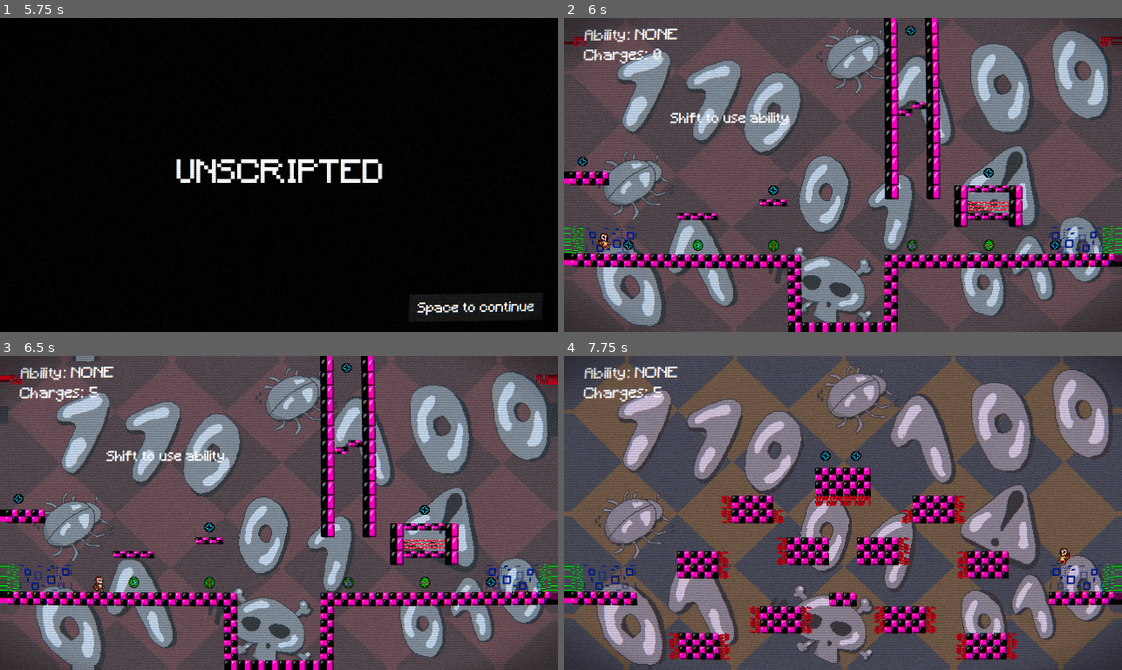
Above: before the commit, frames 1-4 (two rows, left to right).
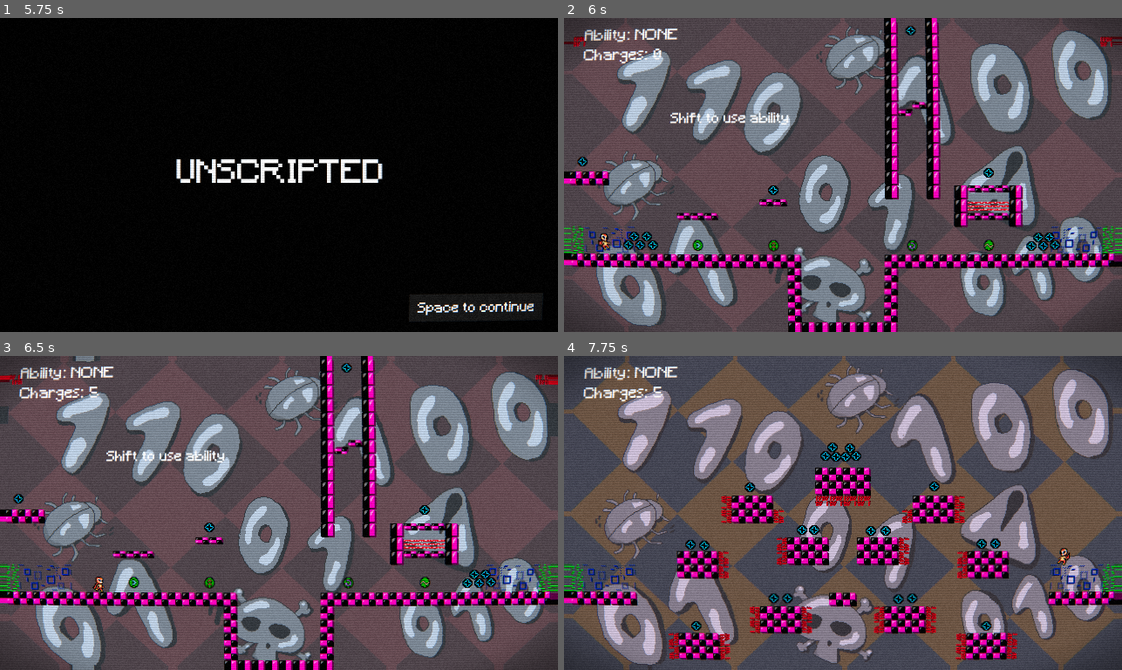
Above: after the commit, the same moments.

Repository: Lucas-Smelley/nothing-stays-fixed
Game: Godot game, scene res://scenes/main_menu.tscn
The game is run twice, just before and just after one commit, with the same random seed, the same clock (stepped at 60 frames per second) and the same inputs.
Inputs:
- Up to frame 1 (5.75 s): click "START" at 0.5 s; tap Enter at 1.25, 5 s; hold D (move_right) 1.28-2.78 s; tap C (set_checkpoint, bound only before the commit) at 1.35, 2.3, 3.6, 5.1 s; tap W (jump) at 1.52, 1.55, 1.82, 2.1, 2.27, 2.57, 3.05, 3.77, 4.07, 4.52, 4.55, 4.82, 5.27, 5.57 s; tap Space at 2 s; hold A (move_left) 2.78-3.53 s; tap E (interact) at 2.85 s; hold D (move_right) 3.53-5.03 s; tap Shift (use_ability) at 4.35 s; hold A (move_left) from 5.03 s (still down)
- Up to frame 2 (6 s): tap Space at 5.75 s; release A (move_left) at 5.78 s; hold D (move_right) from 5.78 s (still down); tap W (jump) at 5.85 s
- Up to frame 3 (6.5 s): keep holding D (move_right)
- Up to frame 4 (7.75 s): release D (move_right) at 6.53 s; hold A (move_left) from 6.53 s (still down); tap E (interact) at 6.6 s; tap W (jump) at 6.77, 7.07, 7.52, 7.55 s; tap C (set_checkpoint, bound only before the commit) at 6.8, 7.35 s

Frame 1 is identical in both runs. In frame 2, 0.4% of the frame differs, in the area x 11-88%, y 68-75%; in frame 3, 0.2%; in frame 4, 1.0%, in the area x 21-79%, y 27-88%.

Commit message:
adjustments and rechrage balancing

Diff:
--- a/autoload/RoomTransition.gd
+++ b/autoload/RoomTransition.gd
@@ -45,7 +45,10 @@
 	if room_base_weights.size() != room_scenes.size():
 		room_base_weights.resize(room_scenes.size())
 		for i in range(room_base_weights.size()):
-			room_base_weights[i] = 1.0
+			if room_scenes[i] == setup_room:
+				room_base_weights[i] = 2.0
+			else:
+				room_base_weights[i] = 1.0
 
 	room_weights = room_base_weights.duplicate()
 
--- a/project.godot
+++ b/project.godot
@@ -69,11 +69,6 @@
 "events": [Object(InputEventKey,"resource_local_to_scene":false,"resource_name":"","device":-1,"window_id":0,"alt_press …(192 unchanged characters)…
 ]
 }
-set_checkpoint={
-"deadzone": 0.2,
-"events": [Object(InputEventKey,"resource_local_to_scene":false,"resource_name":"","device":-1,"window_id":0,"alt_pressed":false,"shift_pressed":false,"ctrl_pressed":false,"meta_pressed":false,"pressed":false,"keycode":0,"physical_keycode":67,"key_label":0,"unicode":99,"location":0,"echo":false,"script":null)
-]
-}
 
 [layer_names]
 
--- a/scenes/player.tscn
+++ b/scenes/player.tscn
@@ -279,21 +279,6 @@
 collision_layer = 2
 collision_mask = 69
 script = ExtResource("1_3vyb7")
-move_speed = null
-gravity = null
-max_fall_speed = null
-jump_speed = null
-wall_slide_speed = null
-wall_jump_x = null
-wall_jump_y = null
-wall_jump_lock_time = null
-wall_stick_time = null
-coyote_time = null
-jump_buffer_time = null
-dash_speed = null
-dash_time = null
-phase_time = null
-laser_layer = null
 jump = ExtResource("2_tuyoq")
 dash = ExtResource("3_fjrip")
 death = ExtResource("4_smehm")
@@ -350,4 +335,4 @@
 
 [node name="phase" type="AudioStreamPlayer2D" parent="." unique_id=235916244]
 stream = ExtResource("9_ur7pv")
-volume_db = 5.0
+volume_db = 10.0
--- a/scenes/rooms/double_jump_room.tscn
+++ b/scenes/rooms/double_jump_room.tscn
@@ -7,7 +7,7 @@
 [node name="BaseRoom" unique_id=920769205 instance=ExtResource("1_t3cyc")]
 
 [node name="TileMap_Room" parent="." index="2" unique_id=452897678]
-tile_map_data = PackedByteArray("AAAEABEAAAAAAAAAAAAjABEAAAA …(96 unchanged characters)… AAAAAAAAUAAUAAAAAAAAAAAAVAAUAAAABAAAAAAASAAEAAAAAAAAAAAATAAEAAAAAAAAAAAAUAAEAAAAAAAAAAAAVAAEAAAAAAAAAAAASAAAAAAAAAAIAAAATAAAAAAAAAAIAAAAUAAAAAAAAAAIAAAAVAAAAAAAAAAIAAAAnAA4AAAAAAAQAAAAkAA4AAAAB …(4714 unchanged characters)…
+tile_map_data = PackedByteArray("AAAEABEAAAAAAAAAAAAjABEAAAA …(96 unchanged characters)… AAAAAAAAUAAUAAAAAAAAAAAAVAAUAAAABAAAAAAATAAEAAAAAAAAAAAAUAAEAAAAAAAAAAAATAAAAAAAAAAIAAAAUAAAAAAAAAAIAAAAnAA4AAAAAAAQAAAAkAA4AAAAB …(4714 unchanged characters)…
 
 [node name="DoubleJumpKey" parent="." index="7" unique_id=1465092290 instance=ExtResource("2_dxph7")]
 position = Vector2(321, 52)
--- a/scenes/rooms/filler1.tscn
+++ b/scenes/rooms/filler1.tscn
@@ -9,5 +9,49 @@
 tile_map_data = PackedByteArray("AAAEABEAAAAAAAAAAAAjABEAAAAAAAAAAAAHAA8AAAAAAAAAAAAHAA4AAAAAAAAAAAAHAA0AAAAAAAAAAAAHAA …(1136 unchanged characters)…
 
 [node name="ChargePickup" parent="." index="7" unique_id=19352073 instance=ExtResource("2_8fc3t")]
-position = Vector2(319, 68)
-amount = 10
+position = Vector2(309, 72)
+
+[node name="ChargePickup2" parent="." index="8" unique_id=585621516 instance=ExtResource("2_8fc3t")]
+position = Vector2(317, 72)
+
+[node name="ChargePickup3" parent="." index="9" unique_id=1419528872 instance=ExtResource("2_8fc3t")]
+position = Vector2(407, 125)
+
+[node name="ChargePickup4" parent="." index="10" unique_id=704521169 instance=ExtResource("2_8fc3t")]
+position = Vector2(407, 112)
+
+[node name="ChargePickup5" parent="." index="11" unique_id=559800293 instance=ExtResource("2_8fc3t")]
+position = Vector2(233, 125)
+
+[node name="ChargePickup6" parent="." index="12" unique_id=957073324 instance=ExtResource("2_8fc3t")]
+position = Vector2(233, 112)
+
+[node name="ChargePickup7" parent="." index="13" unique_id=2062414510 instance=ExtResource("2_8fc3t")]
+position = Vector2(170, 160)
+
+[node name="ChargePickup8" parent="." index="14" unique_id=516166464 instance=ExtResource("2_8fc3t")]
+position = Vector2(170, 146)
+
+[node name="ChargePickup9" parent="." index="15" unique_id=972207747 instance=ExtResource("2_8fc3t")]
+position = Vector2(470, 156)
+
+[node name="ChargePickup10" parent="." index="16" unique_id=2014902437 instance=ExtResource("2_8fc3t")]
+position = Vector2(470, 143)
+
+[node name="ChargePickup11" parent="." index="17" unique_id=1627595694 instance=ExtResource("2_8fc3t")]
+position = Vector2(105, 191)
+
+[node name="ChargePickup12" parent="." index="18" unique_id=225820818 instance=ExtResource("2_8fc3t")]
+position = Vector2(105, 204)
+
+[node name="ChargePickup13" parent="." index="19" unique_id=220167900 instance=ExtResource("2_8fc3t")]
+position = Vector2(535, 190)
+
+[node name="ChargePickup14" parent="." index="20" unique_id=1338765761 instance=ExtResource("2_8fc3t")]
+position = Vector2(535, 203)
+
+[node name="ChargePickup15" parent="." index="21" unique_id=857009572 instance=ExtResource("2_8fc3t")]
+position = Vector2(325, 72)
+
+[node name="ChargePickup16" parent="." index="22" unique_id=212182480 instance=ExtResource("2_8fc3t")]
+position = Vector2(332, 72)
--- a/scenes/rooms/filler2.tscn
+++ b/scenes/rooms/filler2.tscn
@@ -9,5 +9,37 @@
 tile_map_data = PackedByteArray("AAAEABEAAAAAAAAAAAAjABEAAAAAAAAAAAAIAA8AAAAAAAAAAAAJAA8AAAAAAAAAAAAJABAAAAAAAAAAAAAIAB …(688 unchanged characters)…
 
 [node name="ChargePickup" parent="." index="7" unique_id=19352073 instance=ExtResource("2_bvtch")]
-position = Vector2(320, 229)
-amount = 10
+position = Vector2(315, 231)
+
+[node name="ChargePickup2" parent="." index="8" unique_id=247175032 instance=ExtResource("2_bvtch")]
+position = Vector2(325, 231)
+
+[node name="ChargePickup3" parent="." index="9" unique_id=1469113312 instance=ExtResource("2_bvtch")]
+position = Vector2(235, 232)
+
+[node name="ChargePickup4" parent="." index="10" unique_id=1181232176 instance=ExtResource("2_bvtch")]
+position = Vector2(246, 232)
+
+[node name="ChargePickup5" parent="." index="11" unique_id=1758811601 instance=ExtResource("2_bvtch")]
+position = Vector2(394, 231)
+
+[node name="ChargePickup6" parent="." index="12" unique_id=1949689020 instance=ExtResource("2_bvtch")]
+position = Vector2(403, 231)
+
+[node name="ChargePickup7" parent="." index="13" unique_id=1300560198 instance=ExtResource("2_bvtch")]
+position = Vector2(315, 224)
+
+[node name="ChargePickup8" parent="." index="14" unique_id=271774530 instance=ExtResource("2_bvtch")]
+position = Vector2(325, 224)
+
+[node name="ChargePickup9" parent="." index="15" unique_id=1018415475 instance=ExtResource("2_bvtch")]
+position = Vector2(491, 232)
+
+[node name="ChargePickup10" parent="." index="16" unique_id=1277549237 instance=ExtResource("2_bvtch")]
+position = Vector2(503, 232)
+
+[node name="ChargePickup11" parent="." index="17" unique_id=403123183 instance=ExtResource("2_bvtch")]
+position = Vector2(138, 233)
+
+[node name="ChargePickup12" parent="." index="18" unique_id=456789552 instance=ExtResource("2_bvtch")]
+position = Vector2(149, 233)
--- a/scenes/rooms/filler3.tscn
+++ b/scenes/rooms/filler3.tscn
@@ -10,8 +10,39 @@
 
 [node name="ChargePickup" parent="." index="7" unique_id=19352073 instance=ExtResource("2_ekgho")]
 position = Vector2(304, 145)
-amount = 10
 
 [node name="ChargePickup2" parent="." index="8" unique_id=643547475 instance=ExtResource("2_ekgho")]
 position = Vector2(338, 146)
-amount = 10
+
+[node name="ChargePickup3" parent="." index="9" unique_id=660147151 instance=ExtResource("2_ekgho")]
+position = Vector2(321, 146)
+
+[node name="ChargePickup4" parent="." index="10" unique_id=846222377 instance=ExtResource("2_ekgho")]
+position = Vector2(312, 133)
+
+[node name="ChargePickup5" parent="." index="11" unique_id=1122876564 instance=ExtResource("2_ekgho")]
+position = Vector2(330, 133)
+
+[node name="ChargePickup6" parent="." index="12" unique_id=313239684 instance=ExtResource("2_ekgho")]
+position = Vector2(487, 230)
+
+[node name="ChargePickup7" parent="." index="13" unique_id=1839505467 instance=ExtResource("2_ekgho")]
+position = Vector2(504, 230)
+
+[node name="ChargePickup8" parent="." index="14" unique_id=390573879 instance=ExtResource("2_ekgho")]
+position = Vector2(136, 231)
+
+[node name="ChargePickup9" parent="." index="15" unique_id=1589511239 instance=ExtResource("2_ekgho")]
+position = Vector2(152, 232)
+
+[node name="ChargePickup10" parent="." index="16" unique_id=1761956970 instance=ExtResource("2_ekgho")]
+position = Vector2(201, 174)
+
+[node name="ChargePickup11" parent="." index="17" unique_id=1493794504 instance=ExtResource("2_ekgho")]
+position = Vector2(201, 187)
+
+[node name="ChargePickup12" parent="." index="18" unique_id=1373467712 instance=ExtResource("2_ekgho")]
+position = Vector2(440, 177)
+
+[node name="ChargePickup13" parent="." index="19" unique_id=1023163458 instance=ExtResource("2_ekgho")]
+position = Vector2(440, 190)
--- a/scenes/rooms/filler4.tscn
+++ b/scenes/rooms/filler4.tscn
@@ -10,8 +10,66 @@
 
 [node name="ChargePickup" parent="." index="7" unique_id=19352073 instance=ExtResource("2_2pcl0")]
 position = Vector2(300, 114)
-amount = 10
 
 [node name="ChargePickup2" parent="." index="8" unique_id=2042174266 instance=ExtResource("2_2pcl0")]
 position = Vector2(335, 114)
-amount = 10
+
+[node name="ChargePickup3" parent="." index="9" unique_id=2146106425 instance=ExtResource("2_2pcl0")]
+position = Vector2(312, 115)
+
+[node name="ChargePickup4" parent="." index="10" unique_id=526934810 instance=ExtResource("2_2pcl0")]
+position = Vector2(323, 115)
+
+[node name="ChargePickup5" parent="." index="11" unique_id=1726774583 instance=ExtResource("2_2pcl0")]
+position = Vector2(308, 104)
+
+[node name="ChargePickup6" parent="." index="12" unique_id=2087356077 instance=ExtResource("2_2pcl0")]
+position = Vector2(328, 105)
+
+[node name="ChargePickup7" parent="." index="13" unique_id=953337816 instance=ExtResource("2_2pcl0")]
+position = Vector2(480, 215)
+
+[node name="ChargePickup8" parent="." index="14" unique_id=386093850 instance=ExtResource("2_2pcl0")]
+position = Vector2(496, 215)
+
+[node name="ChargePickup9" parent="." index="15" unique_id=1043904759 instance=ExtResource("2_2pcl0")]
+position = Vector2(144, 216)
+
+[node name="ChargePickup10" parent="." index="16" unique_id=1922223421 instance=ExtResource("2_2pcl0")]
+position = Vector2(160, 217)
+
+[node name="ChargePickup11" parent="." index="17" unique_id=1560634946 instance=ExtResource("2_2pcl0")]
+position = Vector2(240, 278)
+
+[node name="ChargePickup12" parent="." index="18" unique_id=1682945117 instance=ExtResource("2_2pcl0")]
+position = Vector2(256, 278)
+
+[node name="ChargePickup13" parent="." index="19" unique_id=528308189 instance=ExtResource("2_2pcl0")]
+position = Vector2(384, 279)
+
+[node name="ChargePickup14" parent="." index="20" unique_id=2027105414 instance=ExtResource("2_2pcl0")]
+position = Vector2(400, 278)
+
+[node name="ChargePickup15" parent="." index="21" unique_id=502031920 instance=ExtResource("2_2pcl0")]
+position = Vector2(273, 199)
+
+[node name="ChargePickup16" parent="." index="22" unique_id=149635163 instance=ExtResource("2_2pcl0")]
+position = Vector2(287, 199)
+
+[node name="ChargePickup17" parent="." index="23" unique_id=1301201765 instance=ExtResource("2_2pcl0")]
+position = Vector2(352, 200)
+
+[node name="ChargePickup18" parent="." index="24" unique_id=1307298038 instance=ExtResource("2_2pcl0")]
+position = Vector2(369, 200)
+
+[node name="ChargePickup19" parent="." index="25" unique_id=895263161 instance=ExtResource("2_2pcl0")]
+position = Vector2(213, 150)
+
+[node name="ChargePickup20" parent="." index="26" unique_id=121943455 instance=ExtResource("2_2pcl0")]
+position = Vector2(425, 149)
+
+[node name="ChargePickup21" parent="." index="27" unique_id=548445256 instance=ExtResource("2_2pcl0")]
+position = Vector2(149, 311)
+
+[node name="ChargePickup22" parent="." index="28" unique_id=236826758 instance=ExtResource("2_2pcl0")]
+position = Vector2(487, 311)
--- a/scenes/rooms/setup_room.tscn
+++ b/scenes/rooms/setup_room.tscn
@@ -18,11 +18,9 @@
 
 [node name="ChargePickup" parent="." index="7" unique_id=19352073 instance=ExtResource("2_5phkd")]
 position = Vector2(70, 261)
-amount = 5
 
 [node name="ChargePickup2" parent="." index="8" unique_id=1140980214 instance=ExtResource("2_5phkd")]
 position = Vector2(567, 261)
-amount = 5
 
 [node name="DashPickup" parent="." index="9" unique_id=549324008 instance=ExtResource("3_d1oky")]
 position = Vector2(152, 261)
@@ -57,3 +55,27 @@
 
 [node name="StaticBody2D" parent="." index="18" unique_id=780003050 instance=ExtResource("7_d1oky")]
 position = Vector2(392, 104)
+
+[node name="ChargePickup7" parent="." index="19" unique_id=201090677 instance=ExtResource("2_5phkd")]
+position = Vector2(553, 262)
+
+[node name="ChargePickup8" parent="." index="20" unique_id=1081162847 instance=ExtResource("2_5phkd")]
+position = Vector2(560, 252)
+
+[node name="ChargePickup9" parent="." index="21" unique_id=501643376 instance=ExtResource("2_5phkd")]
+position = Vector2(539, 262)
+
+[node name="ChargePickup10" parent="." index="22" unique_id=977259409 instance=ExtResource("2_5phkd")]
+position = Vector2(547, 252)
+
+[node name="ChargePickup11" parent="." index="23" unique_id=1252232288 instance=ExtResource("2_5phkd")]
+position = Vector2(84, 261)
+
+[node name="ChargePickup12" parent="." index="24" unique_id=1007406070 instance=ExtResource("2_5phkd")]
+position = Vector2(99, 261)
+
+[node name="ChargePickup13" parent="." index="25" unique_id=2101126223 instance=ExtResource("2_5phkd")]
+position = Vector2(77, 251)
+
+[node name="ChargePickup14" parent="." index="26" unique_id=2058936117 instance=ExtResource("2_5phkd")]
+position = Vector2(92, 251)
--- a/scripts/player/player.gd
+++ b/scripts/player/player.gd
@@ -4,8 +4,6 @@
 
 @onready var hurtbox: Area2D = $Hurtbox
 const HAZARD_LAYER := 6
-var ceiling_layer := 9
-var up_dir := Vector2.UP
 
 @export var move_speed: float = 140.0
 
@@ -121,8 +119,6 @@
 		if run.playing:
 			run.stop()
 
-	var moving_against_up := velocity.dot(up_dir) > 0.0
-	set_collision_mask_value(ceiling_layer, moving_against_up)
 
 	# timers
 	_jump_buffer = maxf(_jump_buffer - delta, 0.0)
@@ -206,11 +202,13 @@
 			velocity.y += -jump_speed * _grav_sign
 			_jump_buffer = 0.0
 			_coyote_timer = 0.0
+			play_sfx(jump)
 		elif on_climb_wall:
 			velocity.y = -jump_speed * _grav_sign
 			velocity.x = wall_normal.x * wall_jump_x
 			_jump_buffer = 0.0
 			_wall_jump_lock = wall_jump_lock_time
+			play_sfx(jump)
 		elif equipped_ability == Ability.DOUBLE_JUMP and ability_charges > 0 and not _air_jumped:
 			velocity.y = 0.0
 			velocity.y += -jump_speed * _grav_sign
@@ -218,7 +216,7 @@
 			_consume_charge()
 
 			lock_anim("double_jump")
-		play_sfx(jump)
+			play_sfx(jump)
 
 	_was_on_wall = on_climb_wall
 
Not shown: 1 places in scenes/player.tscn that only renumber resources
